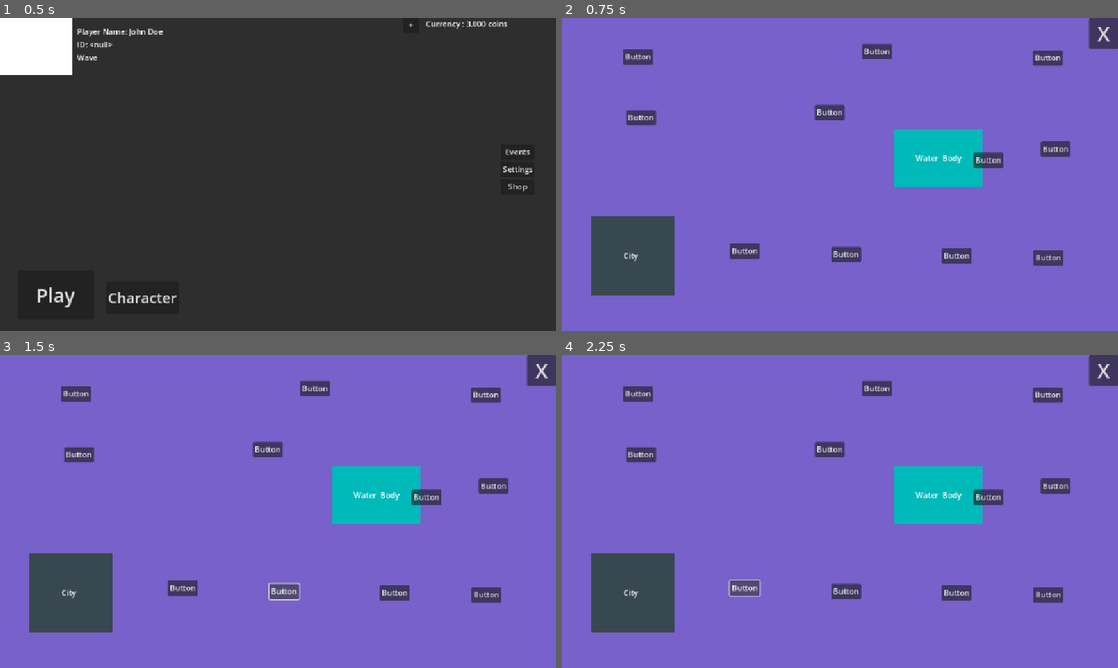
Above: before the commit, frames 1-4 (two rows, left to right).
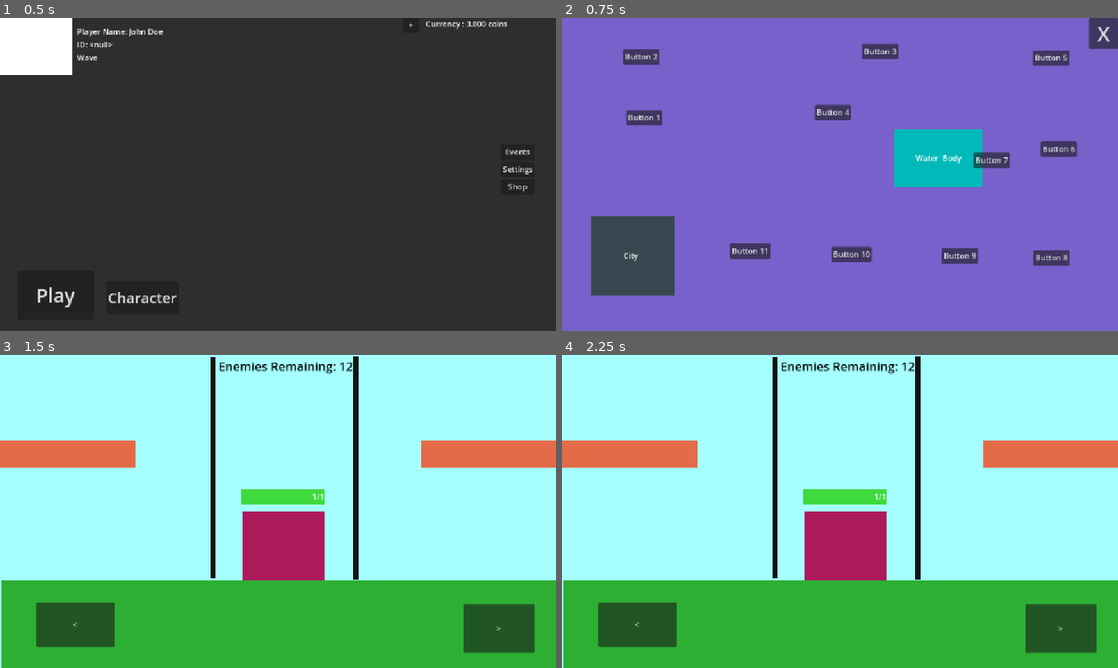
Above: after the commit, the same moments.

Repository: ninjadragonliu/Something
Game: Godot game, scene res://Scenes/main_page.tscn
Same seed, same stepped clock (60 frames per second), same inputs: the game is played once before the commit and once after it. The project has no main scene, so this scene is started directly.
Inputs (mouse positions are in pixels of both pictures, inside the frame that each line leads up to):
- Up to frame 1 (0.5 s): no input
- Up to frame 2 (0.75 s): click "Play" at 0.5 s
- Up to frame 3 (1.5 s): click (283, 589) at 1.25 s, where only the run before the commit has a clickable "Button"
- Up to frame 4 (2.25 s): click (745, 586) at 2 s, where only the run before the commit has a clickable "Button"

Frame 1 is identical in both runs. In frame 2, 0.8% of the frame differs, in the area x 16-93%, y 8-80%; in frame 3, 100%, in the area x 0-100%, y 0-100%; in frame 4, 100%.

Commit message:
added functionality for overworld buttons and cleaned up code

Diff:
--- a/something/Scenes/overworld_map.tscn
+++ b/something/Scenes/overworld_map.tscn
@@ -82,93 +82,93 @@
 grow_vertical = 2
 text = "Water  Body"
 
-[node name="Button" type="Button" parent="."]
+[node name="Button 10" type="Button" parent="."]
 layout_mode = 0
 offset_left = 557.0
 offset_top = 473.0
 offset_right = 619.0
 offset_bottom = 504.0
-text = "Button"
+text = "Button 10"
 
-[node name="Button11" type="Button" parent="."]
+[node name="Button 11" type="Button" parent="."]
 layout_mode = 0
 offset_left = 347.0
 offset_top = 466.0
 offset_right = 409.0
 offset_bottom = 497.0
-text = "Button"
+text = "Button 11"
 
-[node name="Button2" type="Button" parent="."]
+[node name="Button 9" type="Button" parent="."]
 layout_mode = 0
 offset_left = 786.0
 offset_top = 476.0
 offset_right = 848.0
 offset_bottom = 507.0
-text = "Button"
+text = "Button 9"
 
-[node name="Button3" type="Button" parent="."]
+[node name="Button 8" type="Button" parent="."]
 layout_mode = 0
 offset_left = 976.0
 offset_top = 480.0
 offset_right = 1038.0
 offset_bottom = 511.0
-text = "Button"
+text = "Button 8"
 
-[node name="Button4" type="Button" parent="."]
+[node name="Button 7" type="Button" parent="."]
 layout_mode = 0
 offset_left = 852.0
 offset_top = 278.0
 offset_right = 914.0
 offset_bottom = 309.0
-text = "Button"
+text = "Button 7"
 
-[node name="Button5" type="Button" parent="."]
+[node name="Button 6" type="Button" parent="."]
 layout_mode = 0
 offset_left = 991.0
 offset_top = 255.0
 offset_right = 1053.0
 offset_bottom = 286.0
-text = "Button"
+text = "Button 6"
 
-[node name="Button6" type="Button" parent="."]
+[node name="Button 4" type="Button" parent="."]
 layout_mode = 0
 offset_left = 523.0
 offset_top = 179.0
 offset_right = 585.0
 offset_bottom = 210.0
-text = "Button"
+text = "Button 4"
 
-[node name="Button7" type="Button" parent="."]
+[node name="Button 5" type="Button" parent="."]
 layout_mode = 0
 offset_left = 975.0
 offset_top = 66.0
 offset_right = 1037.0
 offset_bottom = 97.0
-text = "Button"
+text = "Button 5"
 
-[node name="Button8" type="Button" parent="."]
+[node name="Button 3" type="Button" parent="."]
 layout_mode = 0
 offset_left = 621.0
 offset_top = 53.0
 offset_right = 683.0
 offset_bottom = 84.0
-text = "Button"
+text = "Button 3"
 
-[node name="Button9" type="Button" parent="."]
+[node name="Button 2" type="Button" parent="."]
 layout_mode = 0
 offset_left = 126.0
 offset_top = 64.0
 offset_right = 188.0
 offset_bottom = 95.0
-text = "Button"
+text = "Button 2"
 
-[node name="Button10" type="Button" parent="."]
+[node name="Button 1" type="Button" parent="."]
 layout_mode = 0
 offset_left = 132.0
 offset_top = 190.0
 offset_right = 194.0
 offset_bottom = 221.0
-text = "Button"
+text = "Button 1"
 
 [node name="Back" type="Button" parent="."]
 layout_mode = 1
@@ -182,4 +182,15 @@
 text = "X"
 metadata/_edit_lock_ = true
 
+[connection signal="pressed" from="Button 10" to="." method="_on_button_10_pressed"]
+[connection signal="pressed" from="Button 11" to="." method="_on_button_11_pressed"]
+[connection signal="pressed" from="Button 9" to="." method="_on_button_9_pressed"]
+[connection signal="pressed" from="Button 8" to="." method="_on_button_8_pressed"]
+[connection signal="pressed" from="Button 7" to="." method="_on_button_7_pressed"]
+[connection signal="pressed" from="Button 6" to="." method="_on_button_6_pressed"]
+[connection signal="pressed" from="Button 4" to="." method="_on_button_4_pressed"]
+[connection signal="pressed" from="Button 5" to="." method="_on_button_5_pressed"]
+[connection signal="pressed" from="Button 3" to="." method="_on_button_3_pressed"]
+[connection signal="pressed" from="Button 2" to="." method="_on_button_2_pressed"]
+[connection signal="pressed" from="Button 1" to="." method="_on_button_1_pressed"]
 [connection signal="pressed" from="Back" to="." method="_on_back_pressed"]
--- a/something/Scripts/clear_level.gd
+++ b/something/Scripts/clear_level.gd
@@ -3,5 +3,6 @@
 
 func _on_ok_pressed() -> void:
 	get_tree().paused = false
+	Global.reset_health()
 	await get_tree().process_frame
 	get_tree().change_scene_to_file("res://Scenes/overworld_map.tscn")
--- a/something/Scripts/enemies.gd
+++ b/something/Scripts/enemies.gd
@@ -3,12 +3,6 @@
 var enemies_num = 0
 
 @export var enemies_amount: int
-
-var level = 0
-var mapNumber = 1
-var mapConstant = 10 * mapNumber
-var growthFactor = 0.5
-var amplitude = 5 * min(mapNumber,100)
 
 var enemies_speed = 1
 var boss_speed = 1.5
@@ -22,9 +16,8 @@
 ]
 
 func _ready() -> void:
-	enemies_amount = level * growthFactor + mapConstant + sin(level) * amplitude
+	enemies_amount = Global.level * Global.growthFactor + Global.mapConstant + sin(Global.level) * Global.amplitude
 	#enemies = get_tree().get_nodes_in_group("enemy")
-	pass
 
 func spawn_enemy():
 	if enemies_num >= enemies_amount:
--- a/something/Scripts/game_over.gd
+++ b/something/Scripts/game_over.gd
@@ -3,12 +3,13 @@
 
 func _on_back_to_map_pressed() -> void:
 	get_tree().paused = false
+	Global.reset_health()
 	await get_tree().process_frame
 	get_tree().change_scene_to_file("res://Scenes/overworld_map.tscn")
 
 
 func _on_retry_pressed() -> void:
 	get_tree().paused = false
-	Global.health = Global.max_health
+	Global.reset_health()
 	await get_tree().process_frame  # Wait for the current frame to finish
 	get_tree().reload_current_scene()
--- a/something/Scripts/global.gd
+++ b/something/Scripts/global.gd
@@ -4,3 +4,11 @@
 var health = max_health
 var player_id
 var player_name = "John Doe"
+var level = 0
+var mapNumber = 1
+var mapConstant = 10 * mapNumber
+var growthFactor = 0.5
+var amplitude = 5 * min(mapNumber,100)
+
+func reset_health():
+	Global.health = Global.max_health
--- a/something/Scripts/overworld_map.gd
+++ b/something/Scripts/overworld_map.gd
@@ -3,3 +3,48 @@
 
 func _on_back_pressed() -> void:
 	get_tree().change_scene_to_file("res://Scenes/main_page.tscn")
+
+
+func _on_button_1_pressed() -> void:
+	Global.level = 1
+	get_tree().change_scene_to_file("res://Scenes/world.tscn")
+
+func _on_button_2_pressed() -> void:
+	Global.level = 2
+	get_tree().change_scene_to_file("res://Scenes/world.tscn")
+
+func _on_button_3_pressed() -> void:
+	Global.level = 3
+	get_tree().change_scene_to_file("res://Scenes/world.tscn")
+
+func _on_button_4_pressed() -> void:
+	Global.level = 4
+	get_tree().change_scene_to_file("res://Scenes/world.tscn")
+
+func _on_button_5_pressed() -> void:
+	Global.level = 5
+	get_tree().change_scene_to_file("res://Scenes/world.tscn")
+
+func _on_button_6_pressed() -> void:
+	Global.level = 6
+	get_tree().change_scene_to_file("res://Scenes/world.tscn")
+
+func _on_button_7_pressed() -> void:
+	Global.level = 7
+	get_tree().change_scene_to_file("res://Scenes/world.tscn")
+
+func _on_button_8_pressed() -> void:
+	Global.level = 8
+	get_tree().change_scene_to_file("res://Scenes/world.tscn")
+
+func _on_button_9_pressed() -> void:
+	Global.level = 9
+	get_tree().change_scene_to_file("res://Scenes/world.tscn")
+
+func _on_button_10_pressed() -> void:
+	Global.level = 10
+	get_tree().change_scene_to_file("res://Scenes/world.tscn")
+
+func _on_button_11_pressed() -> void:
+	Global.level = 11
+	get_tree().change_scene_to_file("res://Scenes/world.tscn")
--- a/something/Scripts/world.gd
+++ b/something/Scripts/world.gd
@@ -1,7 +1,7 @@
 extends Control
 
 @onready var player = get_tree().get_nodes_in_group("player")[0]
-@onready var enemies = $Enemies2
+@onready var enemies = $Enemies
 
 @export var clear_screen : PackedScene
 
@@ -31,10 +31,6 @@
 	$Health/Label.text = str(Global.health) + "/" + str(Global.max_health)
 	$EnemiesRemaining.text = "Enemies Remaining: " + str(enemies_remaining)
 	$Health.value = Global.health
-
-	#if enemies_remaining == 0 and not level_cleared:
-		#clear_level()  # Call clear level only once
-		#level_cleared = true  # Set flag to prevent re-triggering
 
 
 func _on_player_damaged():
